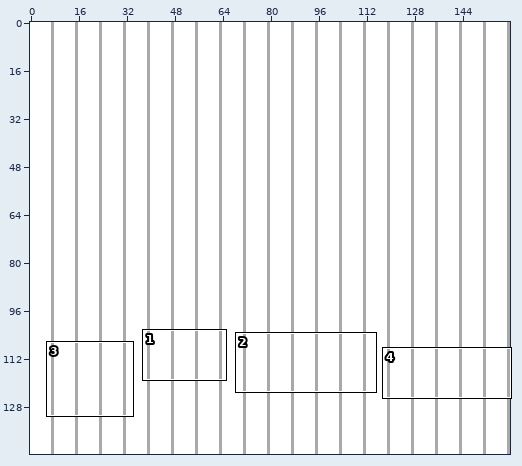
Edited in one commit: sprite sheet (flappyboy.gb.png). Above: a wide view before the commit, with the close-up outlined.
Close-up. As it was:
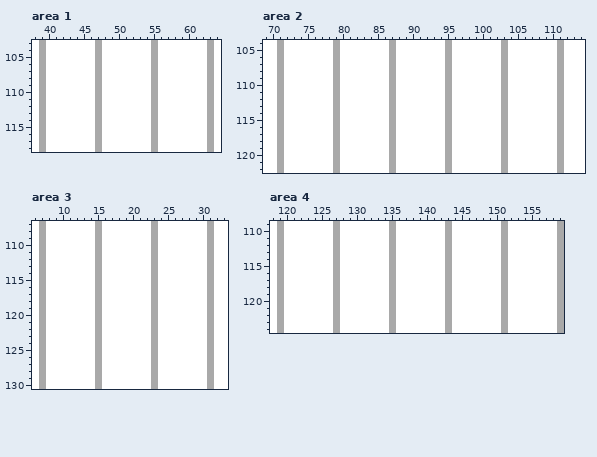
The file is 160x144 pixels. Shown: area 1: x 38..64, y 103..118; area 2: x 69..114, y 104..122; area 3: x 6..33, y 107..130; area 4: x 118..159, y 109..124.
The same view after the edit:
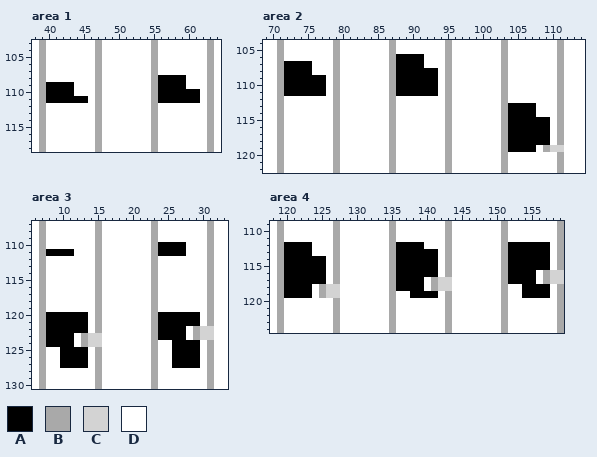
Palette (. is transparent): A #000000  B #a9a9a9  C #d3d3d3  D #ffffff
The edit:
Changed rows in their new state; - is an unchanged pixel.
Area 1:
first column x 40:
108 ----------------AAAA--
109 AAAA------------AAAA--
110 AAAA------------AAAAAA
111 AAAAAA----------AAAAAA
Area 2:
first column x 72:
106 ----------------AAAA--------------------
107 AAAA------------AAAA--------------------
108 AAAA------------AAAAAA------------------
109 AAAAAA----------AAAAAA------------------
110 AAAAAA----------AAAAAA------------------
111 AAAAAA----------AAAAAA------------------
113 --------------------------------AAAA----
114 --------------------------------AAAA----
115 --------------------------------AAAAAA--
116 --------------------------------AAAAAA--
117 --------------------------------AAAAAA--
118 --------------------------------AAAAAA--
119 --------------------------------AAAA-BCC
Area 3:
first column x 8:
110 ----------------AAAA
111 AAAA------------AAAA
first column x 8:
120 AAAAAA----------AAAAAA--
121 AAAAAA----------AAAAAA--
122 AAAAAA----------AAAA-BCC
123 AAAA-BCC--------AAAA-BCC
124 AAAA-BCC----------AAAA--
125 --AAAA------------AAAA--
126 --AAAA------------AAAA--
127 --AAAA------------AAAA--
Area 4:
first column x 120:
112 AAAA------------AAAA------------AAAAAA--
113 AAAA------------AAAAAA----------AAAAAA--
114 AAAAAA----------AAAAAA----------AAAAAA--
115 AAAAAA----------AAAAAA----------AAAAAA--
116 AAAAAA----------AAAAAA----------AAAA-BCC
117 AAAAAA----------AAAA-BCC--------AAAA-BCC
118 AAAA-BCC--------AAAA-BCC----------AAAA--
119 AAAA-BCC----------AAAA------------AAAA--
